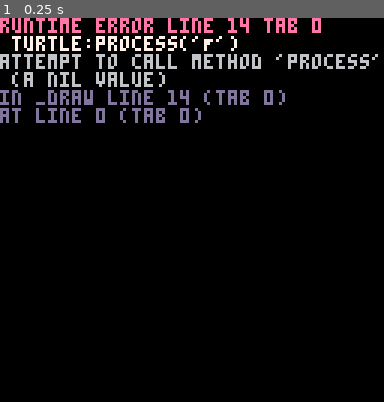
Above: before the commit, frame 1.
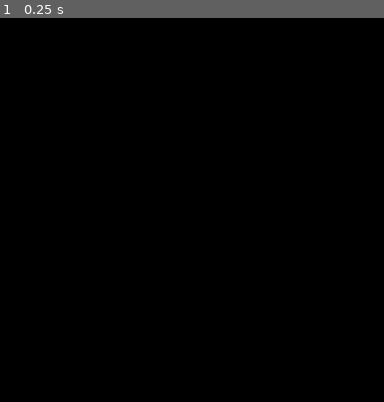
Above: after the commit, the same moment.

Repository: carolhmj/picofun
Game: PICO-8 cartridge lpixel.p8
The game is run twice, just before and just after one commit, with the same random seed, the same clock (stepped at 60 frames per second) and the same inputs.
Inputs:
- Up to frame 1 (0.25 s): no input

The runs differ from the first frame. In frame 1, 6.1% of the frame differs, in the area x 0-99%, y 0-28%.
Error before the commit: runtime error line 14 tab 0; turtle:process('F'); attempt to call method 'process' (a nil value)

Commit message:
somewhat working

Diff:
--- a/lpixel.p8
+++ b/lpixel.p8
@@ -1,60 +1,43 @@
 pico-8 cartridge // http://www.pico-8.com
 version 16
 __lua__
-
-function _init()
-	WIDTH = 128
-	HEIGHT = 128
-	turtle = Turtle:new(10, 0.1)
-end
-
-function _update()
-
-end
-
-function _draw()
-	cls()
-	turtle:process('F')
-	turtle:process('+')
-	turtle:process('F')
-end
 
 Turtle = {}
 
 function Turtle:new(d, m)
 	local newTurtle = {x = 0, y = 0, a = 0, d = d, m = m}
-	self._index = self
+	self.__index = self
 	return setmetatable(newTurtle, self)
 end
 
 function Turtle:process(rule)
 	local draw = true
-	local prevState = {self.x, self.y}
+	local prevState = {x = self.x, y = self.y}
 
 	if rule == 'F' then
-		self.moveForward()
+		self:moveForward()
 	elseif rule == 'f' then
 		draw = false
-		self.moveForward()
+		self:moveForward()
 	elseif rule == '+' then
-		self.rotate(true)
+		self:rotate(true)
 	elseif rule == '-' then
-		self.rotate(false)
+		self:rotate(false)
 	end
 
 	if draw then
-		draw(prevState)
+		self:draw(prevState)
 	end
 end
 
 function Turtle:moveForward()
 	self.x = self.x + self.d*cos(self.a)
-	self.y = self.y + self.d*sen(self.a)
+	self.y = self.y + self.d*sin(self.a)
 end
 
 function Turtle:rotate(positive)
 	local sign = positive and 1 or -1
-	self.a = self.a + sign*m
+	self.a = self.a + sign*self.m
 end
 
 function Turtle:draw(prevState)
@@ -78,3 +61,16 @@
 	local raster_y = ceil((1-norm_y)*HEIGHT)
 	return point(raster_x, raster_y)
 end
+
+function _init()
+	WIDTH = 128
+	HEIGHT = 128
+	turtle = Turtle:new(10, 0.1)
+end
+
+function _draw()
+	cls()
+	turtle:process('F')
+	-- turtle:process('+')
+	-- turtle:process('F')
+end
